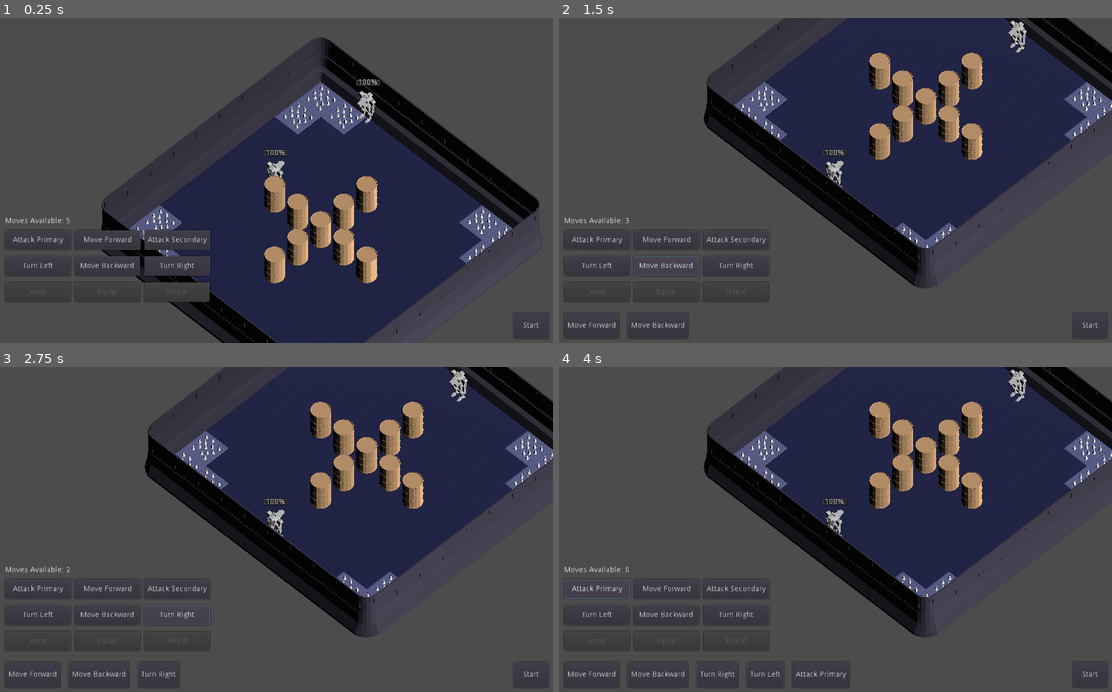
Above: before the commit, frames 1-4 (two rows, left to right).
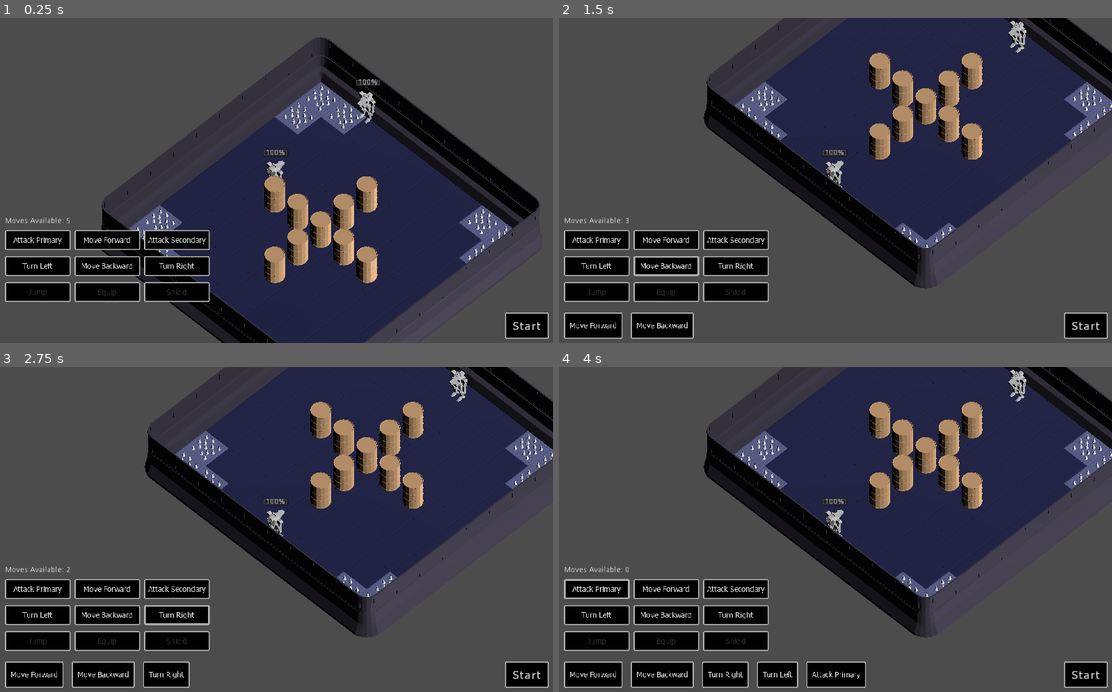
Above: after the commit, the same moments.

Repository: game-workers-cooperative/mechjam
Game: Godot game, scene res://scenes/Battlefield/Battlefield.tscn
Same seed, same stepped clock (60 frames per second), same inputs: the game is played once before the commit and once after it. This scene is started directly instead of the project's main scene.
Inputs:
- Up to frame 1 (0.25 s): no input
- Up to frame 2 (1.5 s): click "Move Forward" at 0.5 s; click "Move Backward" at 1.25 s
- Up to frame 3 (2.75 s): click "Turn Right" at 2 s
- Up to frame 4 (4 s): click "Turn Left" at 2.75 s; click "Attack Primary" at 3.5 s

The runs differ from the first frame. In frame 1, 7.2% of the frame differs, in the area x 0-100%, y 64-99%; in frame 2, 9.0%; in frame 3, 9.6%; in frame 4, 11%, in the area x 0-100%, y 65-99%.

Commit message:
theming
- making sure sounds are finished before the move is done
- applying theme everywhere
- making credits viewable

Diff:
--- a/assets/fonts/tahoma_big.tres
+++ b/assets/fonts/tahoma_smol.tres
@@ -3,5 +3,5 @@
 [ext_resource path="res://assets/fonts/Tahoma Regular font.ttf" type="DynamicFontData" id=1]
 
 [resource]
-size = 50
+size = 14
 font_data = ExtResource( 1 )
--- a/objects/ui/CommandBlock.tscn
+++ b/objects/ui/CommandBlock.tscn
@@ -1,10 +1,13 @@
-[gd_scene load_steps=2 format=2]
+[gd_scene load_steps=3 format=2]
 
 [ext_resource path="res://objects/ui/CommandBlock.gd" type="Script" id=1]
+[ext_resource path="res://theme/mechjam_smol.tres" type="Theme" id=2]
 
 [node name="CommandBlock" type="Button"]
 margin_right = 12.0
 margin_bottom = 20.0
+theme = ExtResource( 2 )
+custom_constants/hseparation = 2
 script = ExtResource( 1 )
 __meta__ = {
 "_edit_use_anchors_": false
--- a/scenes/Battlefield/Battlefield.tscn
+++ b/scenes/Battlefield/Battlefield.tscn
@@ -9,6 +9,8 @@
 [ext_resource path="res://assets/fbx/StandIn_GridGroundTile.fbx" type="PackedScene" id=7]
 [ext_resource path="res://assets/fbx/StandIn_SpikeGroundTile.fbx" type="PackedScene" id=8]
 [ext_resource path="res://assets/fbx/StandIn_BarrelObstacle.fbx" type="PackedScene" id=9]
+[ext_resource path="res://theme/mechjam_smol.tres" type="Theme" id=10]
+[ext_resource path="res://theme/mechjam.tres" type="Theme" id=11]
 [ext_resource path="res://objects/ui/CommandButton.gd" type="Script" id=13]
 [ext_resource path="res://assets/fbx/StandIn_InnerCornerTile.fbx" type="PackedScene" id=14]
 [ext_resource path="res://assets/fbx/StandIn_BasicCornerTile.fbx" type="PackedScene" id=15]
@@ -126,10 +128,11 @@
 [node name="HUD" type="CanvasLayer" parent="."]
 
 [node name="StartBtn" type="Button" parent="HUD"]
-margin_left = 952.0
+margin_left = 936.0
 margin_top = 544.0
 margin_right = 1016.0
 margin_bottom = 592.0
+theme = ExtResource( 11 )
 text = "Start"
 __meta__ = {
 "_edit_use_anchors_": false
@@ -138,14 +141,18 @@
 [node name="CommandPalette" type="Control" parent="HUD"]
 margin_right = 40.0
 margin_bottom = 40.0
+__meta__ = {
+"_edit_use_anchors_": false
+}
 
 [node name="MoveForward" type="Button" parent="HUD/CommandPalette"]
 anchor_top = -1.0
 anchor_bottom = -1.0
 margin_left = 144.0
 margin_top = 432.0
-margin_right = 265.0
+margin_right = 264.0
 margin_bottom = 468.0
+theme = ExtResource( 10 )
 text = "Move Forward"
 script = ExtResource( 13 )
 __meta__ = {
@@ -163,6 +170,7 @@
 margin_top = 480.0
 margin_right = 264.0
 margin_bottom = 516.0
+theme = ExtResource( 10 )
 text = "Move Backward"
 script = ExtResource( 13 )
 command = {
@@ -175,8 +183,9 @@
 anchor_bottom = -1.0
 margin_left = 272.0
 margin_top = 480.0
-margin_right = 393.0
+margin_right = 392.0
 margin_bottom = 516.0
+theme = ExtResource( 10 )
 text = "Turn Right"
 script = ExtResource( 13 )
 __meta__ = {
@@ -195,6 +204,7 @@
 margin_right = 136.0
 margin_bottom = 516.0
 rect_pivot_offset = Vector2( 64, 16 )
+theme = ExtResource( 10 )
 text = "Turn Left"
 script = ExtResource( 13 )
 __meta__ = {
@@ -213,6 +223,7 @@
 margin_right = 136.0
 margin_bottom = 564.0
 rect_pivot_offset = Vector2( 64, 16 )
+theme = ExtResource( 10 )
 disabled = true
 text = "Jump"
 script = ExtResource( 13 )
@@ -232,6 +243,7 @@
 margin_right = 392.0
 margin_bottom = 564.0
 rect_pivot_offset = Vector2( 64, 16 )
+theme = ExtResource( 10 )
 disabled = true
 text = "Shield"
 script = ExtResource( 13 )
@@ -248,8 +260,9 @@
 anchor_bottom = -1.0
 margin_left = 16.0
 margin_top = 432.0
-margin_right = 137.0
+margin_right = 136.0
 margin_bottom = 468.0
+theme = ExtResource( 10 )
 text = "Attack Primary"
 script = ExtResource( 13 )
 command = {
@@ -262,8 +275,9 @@
 anchor_bottom = -1.0
 margin_left = 272.0
 margin_top = 432.0
-margin_right = 393.0
+margin_right = 392.0
 margin_bottom = 468.0
+theme = ExtResource( 10 )
 text = "Attack Secondary"
 script = ExtResource( 13 )
 __meta__ = {
@@ -281,6 +295,7 @@
 margin_top = 528.0
 margin_right = 264.0
 margin_bottom = 564.0
+theme = ExtResource( 10 )
 disabled = true
 text = "Equip"
 script = ExtResource( 13 )
--- a/scenes/Battlefield/load.gd
+++ b/scenes/Battlefield/load.gd
@@ -143,7 +143,7 @@
 	if(player.get_speed() > len(command_editor.get_children())):
 		var block = CommandBlock.instance()
 		block.connect("block_selected", self, "_on_block_selected")
-		block.set_text(button.get_text())
+		block.set_text('  ' + button.get_text() + '  ')
 		block.index = commands.size()
 		commands.append(button.command)
 		command_editor.add_child(block)
--- a/scenes/Battlefield/mech.gd
+++ b/scenes/Battlefield/mech.gd
@@ -111,6 +111,7 @@
 
 	# play sound effect based on name
 	var playerName
+	var player
 	match weapon.stats['name']:
 		'Gun Type Weapon':
 			playerName = 'Gunshot'
@@ -121,7 +122,7 @@
 		'FlameThrower':
 			playerName = 'Flamethrower'
 	if typeof(playerName) == TYPE_STRING:
-		var player = object.get_parent().get_parent().find_node(playerName)
+		player = object.get_parent().get_parent().find_node(playerName)
 		player.play()
 
 	# AnimationPlayer.play("weapon.get_animation")
@@ -130,6 +131,10 @@
 	var attackArray = weapon.attack(get_position(),face_dir)
 	attackArray.append(get_position())
 	emit_signal("weapon_attack",attackArray)
+
+	# make sure the sound is done
+	if typeof(playerName) == TYPE_STRING:
+		yield(player, 'finished')
 
 	# let the command manager know we're done
 	emit_signal("move_finished")
--- a/scenes/GameOver/GameOver.tscn
+++ b/scenes/GameOver/GameOver.tscn
@@ -1,8 +1,9 @@
-[gd_scene load_steps=4 format=2]
+[gd_scene load_steps=5 format=2]
 
 [ext_resource path="res://assets/fonts/tahoma.tres" type="DynamicFont" id=1]
 [ext_resource path="res://scenes/GameOver/TryAgainButton.gd" type="Script" id=2]
 [ext_resource path="res://assets/audio/songs/Dellic - Space Soul - 102 (mastered).wav" type="AudioStream" id=3]
+[ext_resource path="res://theme/mechjam.tres" type="Theme" id=4]
 
 [node name="Control" type="Control"]
 anchor_right = 1.0
@@ -42,10 +43,11 @@
 }
 
 [node name="TryAgainButton" type="Button" parent="."]
-margin_left = 880.0
+margin_left = 864.0
 margin_top = 480.0
-margin_right = 962.0
+margin_right = 985.0
 margin_bottom = 526.0
+theme = ExtResource( 4 )
 text = "Try Again"
 script = ExtResource( 2 )
 __meta__ = {
--- a/scenes/Menus/Credits.gd
+++ b/scenes/Menus/Credits.gd
@@ -13,7 +13,7 @@
 	var text1 = parent.find_node('Dialogue1')
 	var text2 = parent.find_node('Dialogue2')
 	var text3 = parent.find_node('Dialogue3')
-	var title = parent.find_node('Title')
+	var title = parent.find_node('TitleScreen')
 	var nextButton = parent.find_node('Next Button')
 	var skipIntroButton = parent.find_node('Skip Intro Button')
 	var startButton = parent.find_node('StartGame')
--- a/scenes/Menus/Menus.tscn
+++ b/scenes/Menus/Menus.tscn
@@ -5,7 +5,7 @@
 [ext_resource path="res://assets/texture/intro1.png" type="Texture" id=3]
 [ext_resource path="res://assets/texture/Intro3.png" type="Texture" id=4]
 [ext_resource path="res://assets/texture/intro2.png" type="Texture" id=5]
-[ext_resource path="res://assets/fonts/tahoma_big.tres" type="DynamicFont" id=6]
+[ext_resource path="res://assets/fonts/tahoma_smol.tres" type="DynamicFont" id=6]
 [ext_resource path="res://scenes/Menus/Next Button.gd" type="Script" id=7]
 [ext_resource path="res://scenes/Menus/Skip Intro Button.gd" type="Script" id=8]
 [ext_resource path="res://assets/fonts/tahoma.tres" type="DynamicFont" id=9]
--- a/scenes/StoreUI.tscn
+++ b/scenes/StoreUI.tscn
@@ -1,7 +1,9 @@
-[gd_scene load_steps=3 format=2]
+[gd_scene load_steps=5 format=2]
 
 [ext_resource path="res://scenes/StoreUI.gd" type="Script" id=1]
 [ext_resource path="res://objects/ui/SceneSwitcher.gd" type="Script" id=2]
+[ext_resource path="res://theme/mechjam.tres" type="Theme" id=3]
+[ext_resource path="res://theme/mechjam_smol.tres" type="Theme" id=4]
 
 [node name="StoreUI" type="Node"]
 script = ExtResource( 1 )
@@ -15,10 +17,11 @@
 }
 
 [node name="ArmorButton" type="Button" parent="ColorRect"]
-margin_left = 112.0
+margin_left = 128.0
 margin_top = 192.0
-margin_right = 192.0
-margin_bottom = 224.0
+margin_right = 232.0
+margin_bottom = 232.0
+theme = ExtResource( 3 )
 text = "Armor"
 __meta__ = {
 "_edit_use_anchors_": false
@@ -27,38 +30,42 @@
 [node name="WeaponButton" type="Button" parent="ColorRect"]
 margin_left = 16.0
 margin_top = 192.0
-margin_right = 88.0
-margin_bottom = 224.0
+margin_right = 120.0
+margin_bottom = 232.0
+theme = ExtResource( 3 )
 text = "Weapon"
 __meta__ = {
 "_edit_use_anchors_": false
 }
 
 [node name="Weapon2Button" type="Button" parent="ColorRect"]
-margin_left = 216.0
+margin_left = 240.0
 margin_top = 192.0
-margin_right = 288.0
-margin_bottom = 224.0
+margin_right = 344.0
+margin_bottom = 232.0
+theme = ExtResource( 3 )
 text = "Weapon"
 __meta__ = {
 "_edit_use_anchors_": false
 }
 
 [node name="CockpitButton" type="Button" parent="ColorRect"]
-margin_left = 112.0
+margin_left = 128.0
 margin_top = 144.0
-margin_right = 192.0
-margin_bottom = 180.0
+margin_right = 232.0
+margin_bottom = 184.0
+theme = ExtResource( 3 )
 text = "Cockpit"
 __meta__ = {
 "_edit_use_anchors_": false
 }
 
 [node name="LegsButton" type="Button" parent="ColorRect"]
-margin_left = 112.0
+margin_left = 128.0
 margin_top = 240.0
-margin_right = 192.0
-margin_bottom = 272.0
+margin_right = 232.0
+margin_bottom = 280.0
+theme = ExtResource( 3 )
 text = "Legs"
 __meta__ = {
 "_edit_use_anchors_": false
@@ -69,6 +76,7 @@
 margin_top = 528.0
 margin_right = 1000.0
 margin_bottom = 576.0
+theme = ExtResource( 3 )
 text = "Fight!"
 script = ExtResource( 2 )
 __meta__ = {
@@ -90,10 +98,10 @@
 margin_left = 424.0
 margin_right = 1024.0
 margin_bottom = 512.0
+theme = ExtResource( 4 )
 __meta__ = {
 "_edit_use_anchors_": false
 }
-
 [connection signal="pressed" from="ColorRect/ArmorButton" to="." method="_on_ArmorButton_pressed"]
 [connection signal="pressed" from="ColorRect/WeaponButton" to="." method="_on_WeaponButton_pressed"]
 [connection signal="pressed" from="ColorRect/Weapon2Button" to="." method="_on_WeaponButton_pressed"]
--- a/scenes/Victory/Victory.tscn
+++ b/scenes/Victory/Victory.tscn
@@ -1,8 +1,9 @@
-[gd_scene load_steps=4 format=2]
+[gd_scene load_steps=5 format=2]
 
 [ext_resource path="res://assets/fonts/tahoma.tres" type="DynamicFont" id=1]
 [ext_resource path="res://scenes/Victory/GoToStoreButton.gd" type="Script" id=2]
 [ext_resource path="res://assets/audio/songs/Dellic - Space Soul - 102 (mastered).wav" type="AudioStream" id=3]
+[ext_resource path="res://theme/mechjam.tres" type="Theme" id=4]
 
 [node name="Control" type="Control"]
 anchor_right = 1.0
@@ -44,10 +45,11 @@
 }
 
 [node name="GoToStoreButton" type="Button" parent="."]
-margin_left = 880.0
+margin_left = 864.0
 margin_top = 480.0
-margin_right = 962.0
+margin_right = 976.0
 margin_bottom = 526.0
+theme = ExtResource( 4 )
 text = "Stock Up"
 script = ExtResource( 2 )
 __meta__ = {
--- /dev/null
+++ b/theme/mechjam_smol.tres
@@ -0,0 +1,76 @@
+[gd_resource type="Theme" load_steps=7 format=2]
+
+[ext_resource path="res://assets/fonts/tahoma_smol.tres" type="DynamicFont" id=1]
+
+[sub_resource type="StyleBoxFlat" id=1]
+bg_color = Color( 0, 0, 0, 1 )
+border_width_left = 2
+border_width_top = 2
+border_width_right = 2
+border_width_bottom = 2
+border_color = Color( 0.701961, 0.701961, 0.701961, 1 )
+corner_radius_top_left = 2
+corner_radius_top_right = 2
+corner_radius_bottom_right = 2
+corner_radius_bottom_left = 2
+
+[sub_resource type="StyleBoxFlat" id=2]
+bg_color = Color( 0, 0, 0, 1 )
+border_width_left = 3
+border_width_top = 3
+border_width_right = 3
+border_width_bottom = 3
+border_color = Color( 0.701961, 0.701961, 0.701961, 1 )
+corner_radius_top_left = 2
+corner_radius_top_right = 2
+corner_radius_bottom_right = 2
+corner_radius_bottom_left = 2
+
+[sub_resource type="StyleBoxFlat" id=3]
+bg_color = Color( 0.2, 0.2, 0.2, 1 )
+border_width_left = 2
+border_width_top = 2
+border_width_right = 2
+border_width_bottom = 2
+border_color = Color( 0.701961, 0.701961, 0.701961, 1 )
+corner_radius_top_left = 2
+corner_radius_top_right = 2
+corner_radius_bottom_right = 2
+corner_radius_bottom_left = 2
+
+[sub_resource type="StyleBoxFlat" id=4]
+bg_color = Color( 0, 0, 0, 1 )
+border_width_left = 2
+border_width_top = 2
+border_width_right = 2
+border_width_bottom = 2
+border_color = Color( 0.701961, 0.701961, 0.701961, 1 )
+corner_radius_top_left = 2
+corner_radius_top_right = 2
+corner_radius_bottom_right = 2
+corner_radius_bottom_left = 2
+
+[sub_resource type="StyleBoxFlat" id=5]
+bg_color = Color( 0.258824, 0.258824, 0.258824, 1 )
+border_width_left = 3
+border_width_top = 3
+border_width_right = 3
+border_width_bottom = 3
+border_color = Color( 0.701961, 0.701961, 0.701961, 1 )
+corner_radius_top_left = 2
+corner_radius_top_right = 2
+corner_radius_bottom_right = 2
+corner_radius_bottom_left = 2
+
+[resource]
+Button/colors/font_color = Color( 0.88, 0.88, 0.88, 1 )
+Button/colors/font_color_disabled = Color( 0.9, 0.9, 0.9, 0.2 )
+Button/colors/font_color_hover = Color( 0.94, 0.94, 0.94, 1 )
+Button/colors/font_color_pressed = Color( 1, 1, 1, 1 )
+Button/constants/hseparation = 2
+Button/fonts/font = ExtResource( 1 )
+Button/styles/disabled = SubResource( 1 )
+Button/styles/focus = SubResource( 2 )
+Button/styles/hover = SubResource( 3 )
+Button/styles/normal = SubResource( 4 )
+Button/styles/pressed = SubResource( 5 )
Not shown: 1 places in scenes/Battlefield/Battlefield.tscn that only renumber resources
